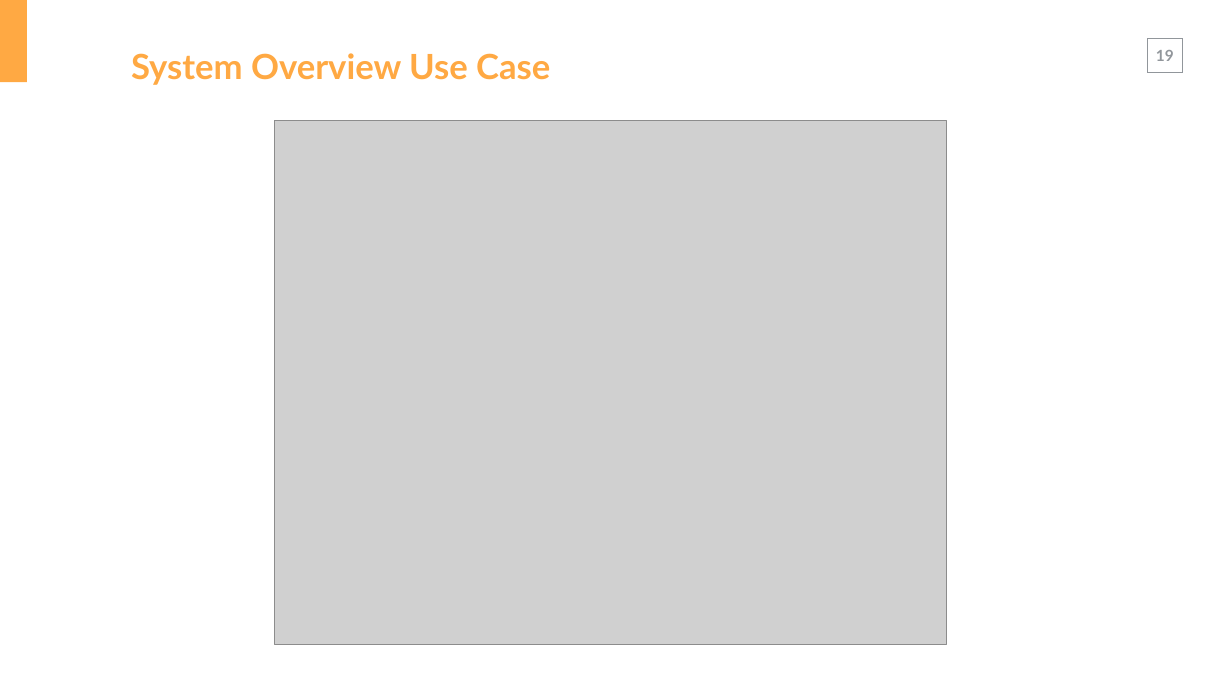
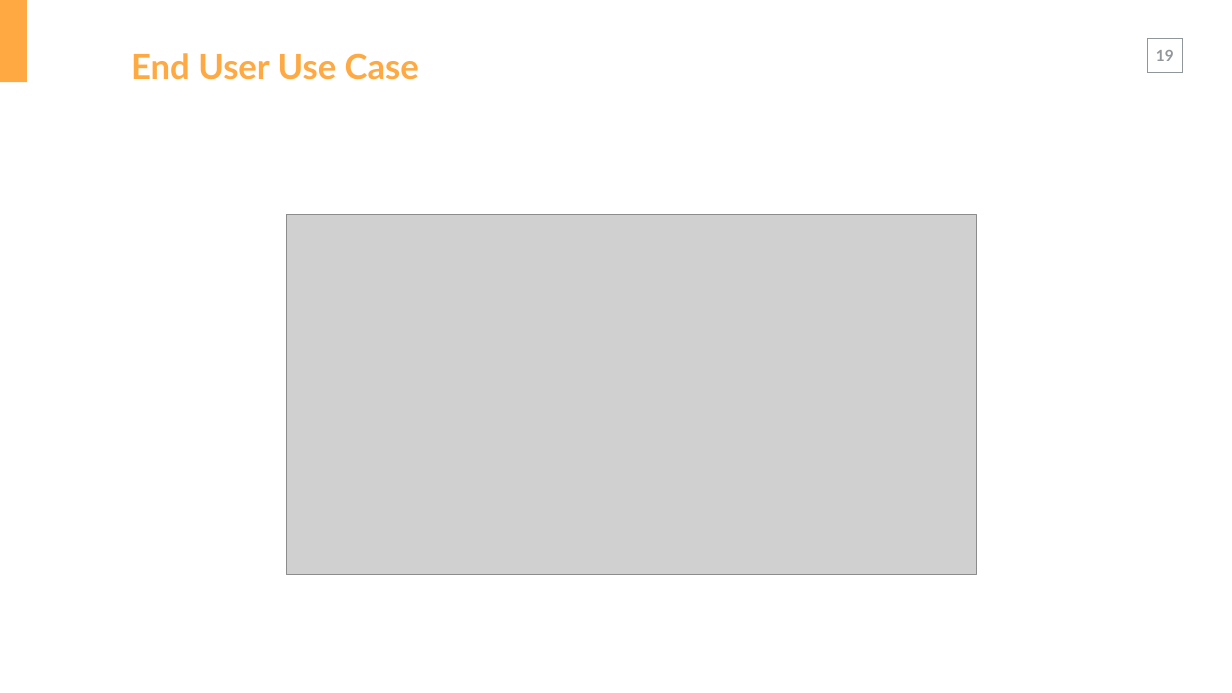
Before and after one commit to HiepBP/-FPT-CAPSTONE-PGSS, a slide deck: slide 19 of Common/Reports/Report 3.pptx. Drawn at 1232x693 pixels with LibreOffice and Linux fonts; fonts in the diff are those of the drawing; grey boxes stand for pictures. Boxes give left, top, right and bottom in pixels: in the first picture for what was removed or moved away, otherwise in the second. Text is boxed around its words. In the diff, an @@ line names an element or a change of style, - is before the commit and + after.

```diff
--- a/Common/Reports/Report 3.pptx
+++ b/Common/Reports/Report 3.pptx
@@ text at (131,53,419,80): text changed @@
-    System Overview Use Case
+    End User Use Case
@@ picture: place and size @@
-picture at (274,121,946,645)
+picture at (287,214,976,574)
```
Also in this commit, not shown: 3 other slides changed.
